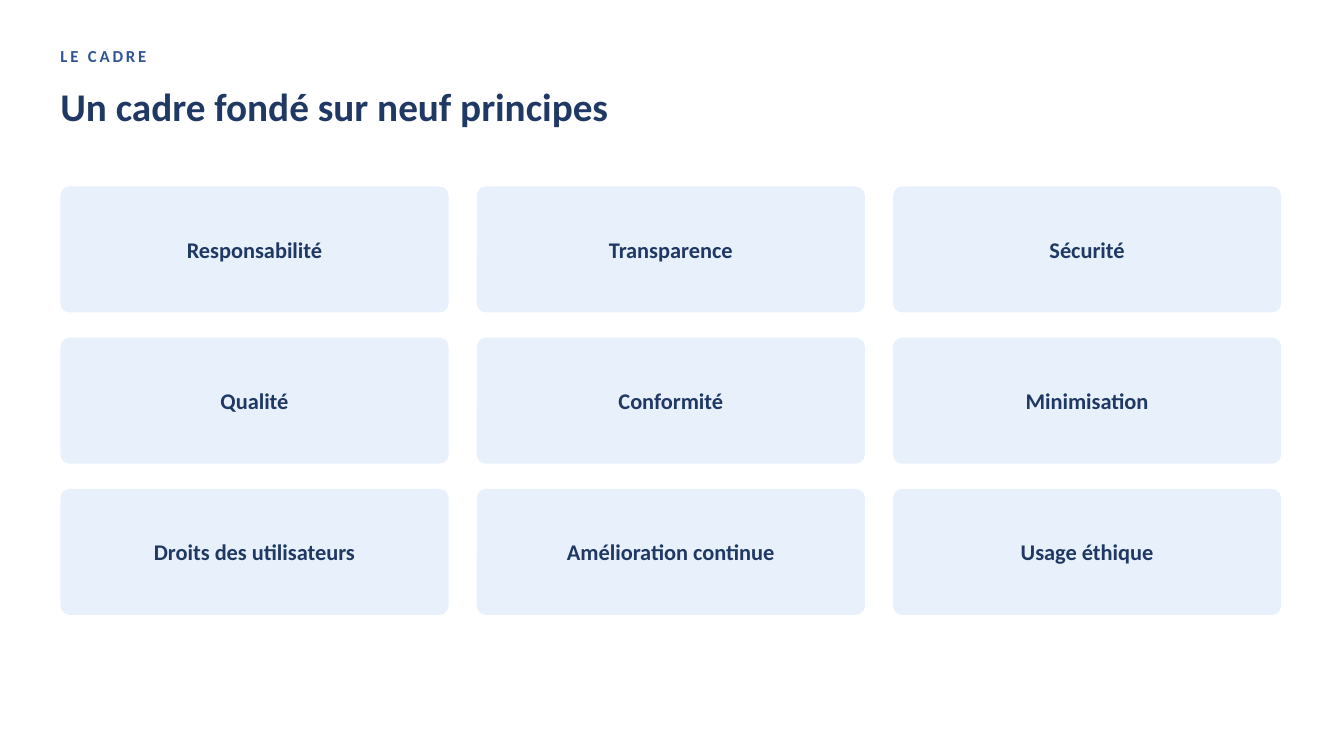
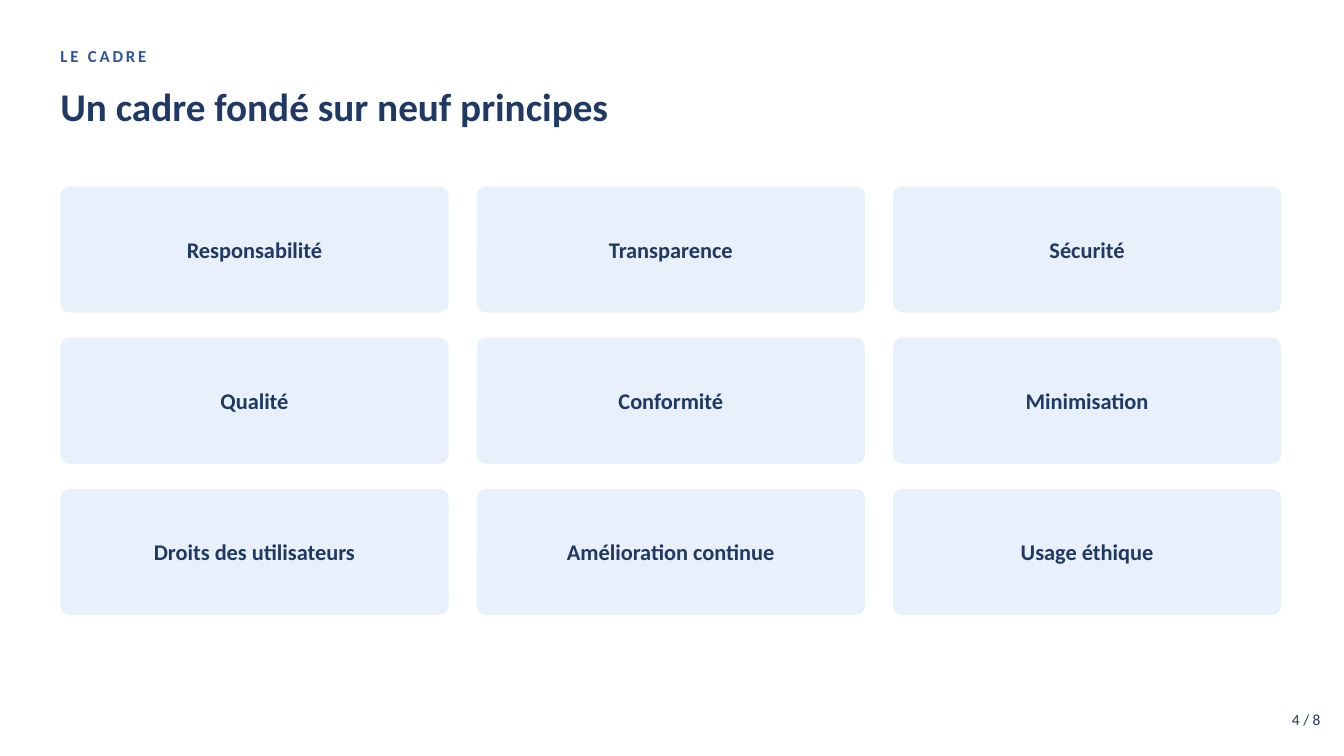
Before and after one commit to AichaFa/3-Projets_Lead, a slide deck: slide 4 of 1_Spotify_Data_Governance/versions_docx_ppt/4_Presentation_Gouvernance_Spotify.pptx. Drawn at 1344x756 pixels with LibreOffice and Linux fonts; fonts in the diff are those of the drawing. Boxes give left, top, right and bottom in pixels: in the first picture for what was removed or moved away, otherwise in the second. Text is boxed around its words. In the diff, an @@ line names an element or a change of style, - is before the commit and + after.

```diff
--- a/1_Spotify_Data_Governance/versions_docx_ppt/4_Presentation_Gouvernance_Spotify.pptx
+++ b/1_Spotify_Data_Governance/versions_docx_ppt/4_Presentation_Gouvernance_Spotify.pptx
@@ text added at (1292,714,1321,725), 11 pt, text #1F3864 @@
+4 / 8
```
Also in this commit, not shown: 6 other slides changed, 1 slide added, 1 slide removed, 1 other file.
